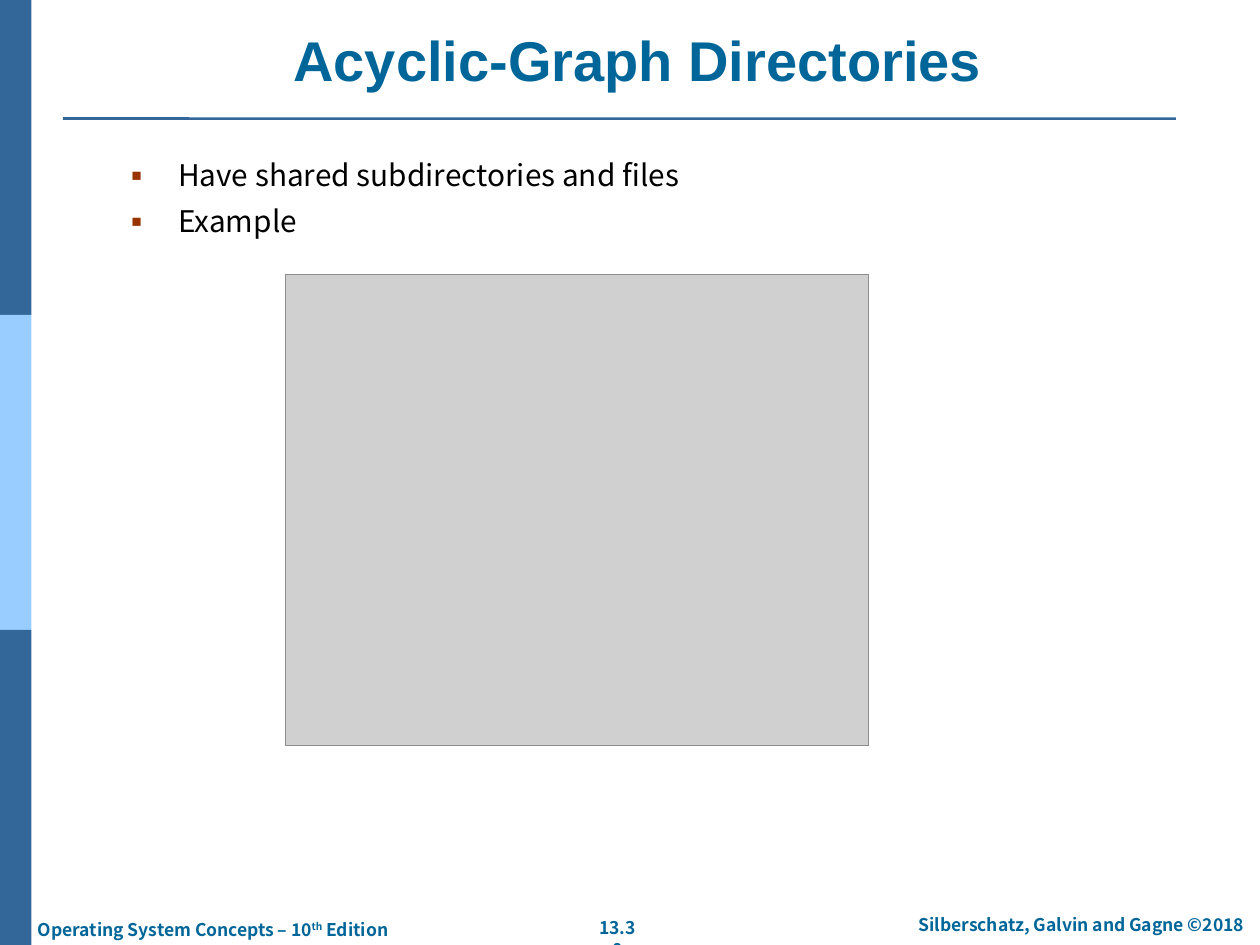
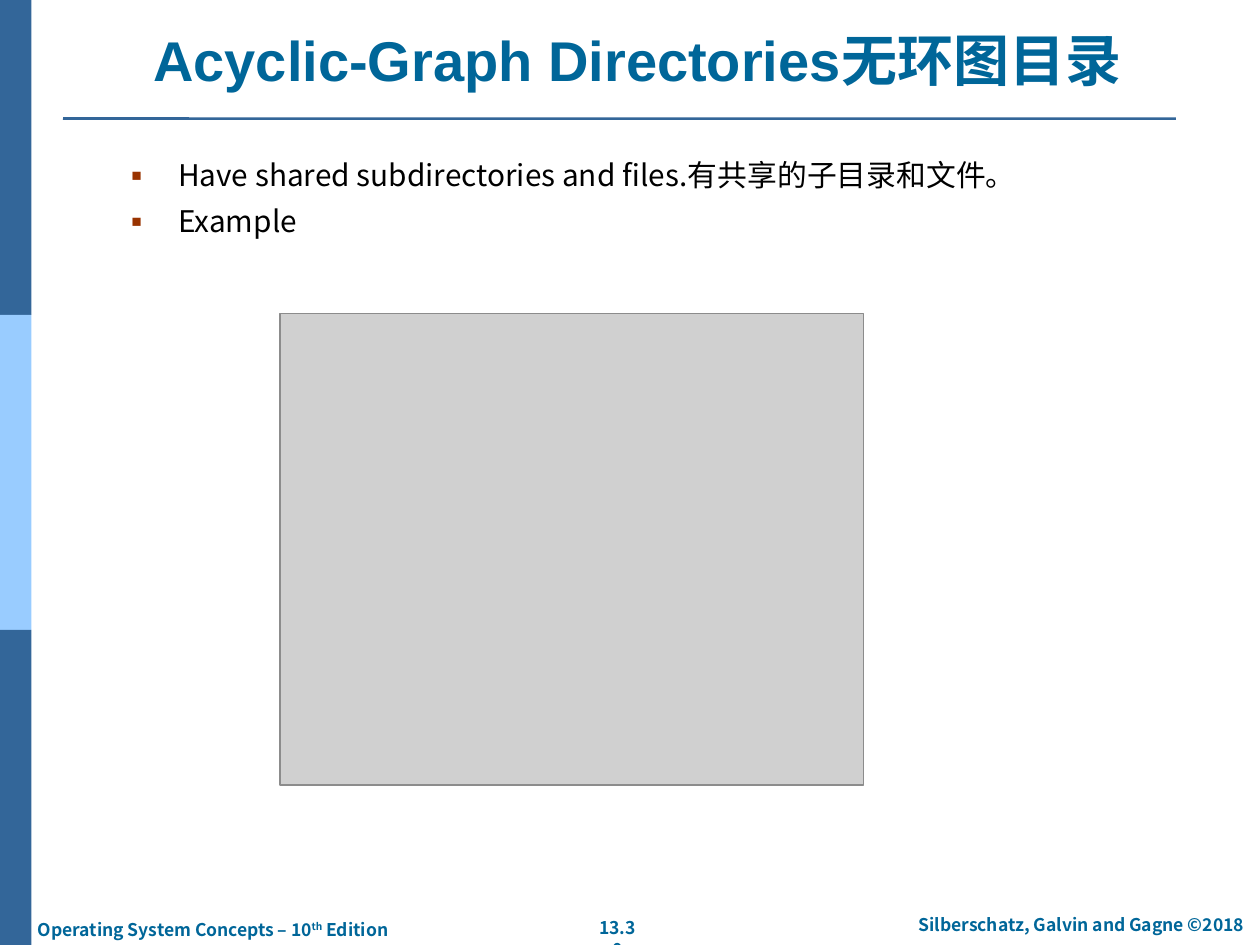
Before and after one commit to SpiritWolf2015/learn-operatingsystem, a slide deck: slide 30 of 操作系统概念/第10版/PPT/ch13-FileSystemInterface.pptx. Drawn at 1260x945 pixels with LibreOffice and Linux fonts; fonts in the diff are those of the drawing; grey boxes stand for pictures; background and template pictures are left out. Boxes give left, top, right and bottom in pixels: in the first picture for what was removed or moved away, otherwise in the second. Text is boxed around its words. In the diff, an @@ line names an element or a change of style, - is before the commit and + after.

Commit message:
[GZC]第13章PPT，文件系统接口

```diff
--- a/操作系统概念/第10版/PPT/ch13-FileSystemInterface.pptx
+++ b/操作系统概念/第10版/PPT/ch13-FileSystemInterface.pptx
@@ title at box(153, 37, 1122, 92): text changed @@
-Acyclic-Graph Directories
+Acyclic-Graph Directories无环图目录
@@ text at box(178, 161, 1015, 189): text changed @@
-▪ Have shared subdirectories and files
+▪ Have shared subdirectories and files.有共享的子目录和文件。
@@ picture: place and size @@
-picture at box(285, 275, 868, 746)
+picture at box(280, 314, 863, 785)
```
Also in this commit, not shown: 27 other slides changed.
